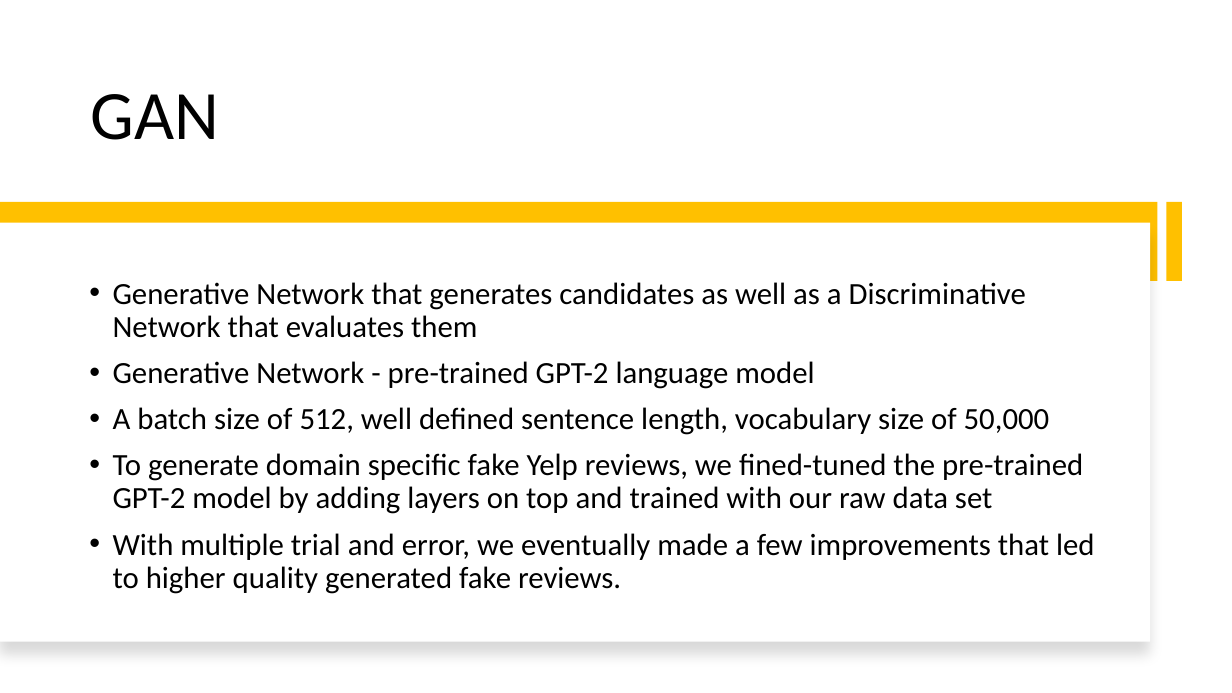
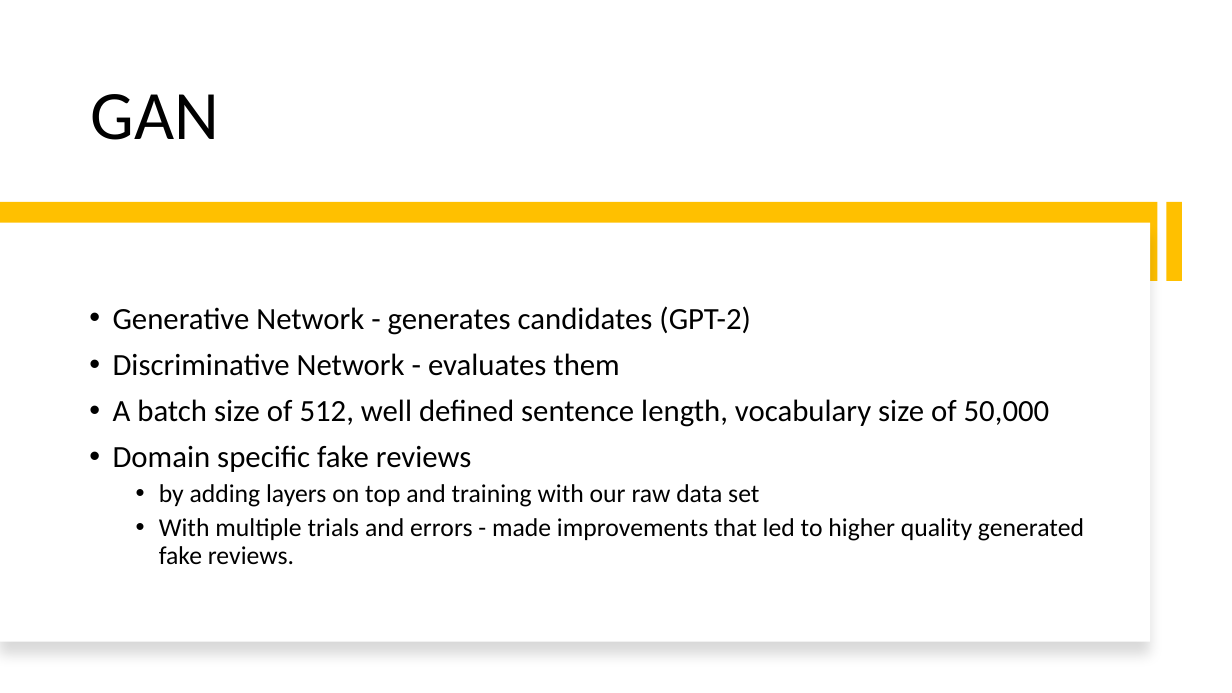
Before and after one commit to yizhang7210/w266-final-project, a slide deck: slide 6 of w266.pptx. Drawn at 1232x693 pixels with LibreOffice and Linux fonts; fonts in the diff are those of the drawing. Boxes give left, top, right and bottom in pixels: in the first picture for what was removed or moved away, otherwise in the second. Text is boxed around its words. In the diff, an @@ line names an element or a change of style, - is before the commit and + after.

```diff
--- a/w266.pptx
+++ b/w266.pptx
@@ text at box(113, 306, 750, 376): text changed @@
-• Generative Network that generates candidates as well as a Discriminative Network that evaluates them
-• Generative Network - pre-trained GPT-2 language model
+• Generative Network - generates candidates (GPT-2)
+• Discriminative Network - evaluates them
@@ text at box(113, 445, 1084, 565): text changed; size 24 to 20 pt @@
-• To generate domain specific fake Yelp reviews, we fined-tuned the pre-trained GPT-2 model by adding layers on top and trained with our raw data set
-• With multiple trial and error, we eventually made a few improvements that led to higher quality generated fake reviews.
+• Domain specific fake reviews
+  • by adding layers on top and training with our raw data set
+  • With multiple trials and errors - made improvements that led to higher quality generated fake reviews.
```
Also in this commit, not shown: 7 other slides changed, 3 slides added, 4 other files.
